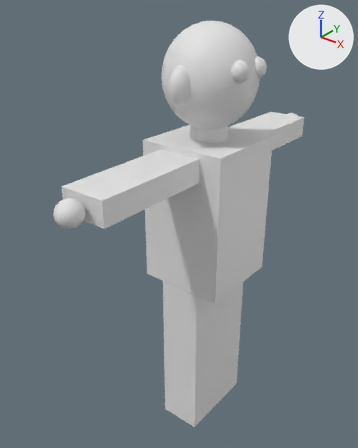
Renders of the Blender file Assets/Prefabs/character.blend from each side of a commit.
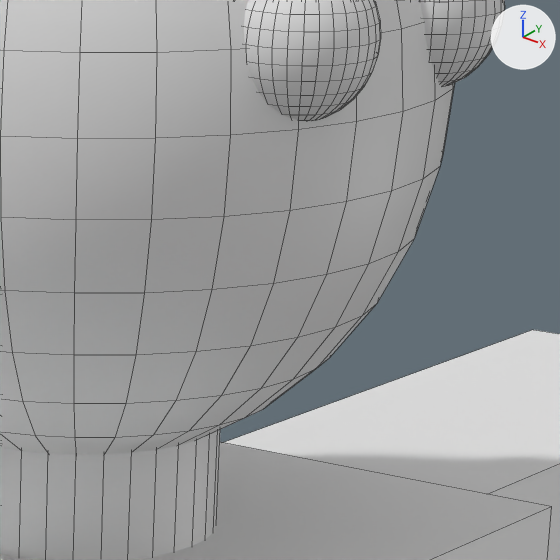
There are two pictures of each version: one whole from a camera (50 mm lens) standing at (16.71, -23.43, 35.47) and looking at (-1.31, -0.9, 21.5), one close up on the part from 55% to 77% of the width and 15% to 32% of the height. Lighting does not change. The marker at upper right points along +X, +Y and +Z. The close-ups show mesh edges as thin lines.

In view in the first close-up: 'Eye1', 'Eye2', 'Head', 'LeftArm', 'Neck', 'Torso'.
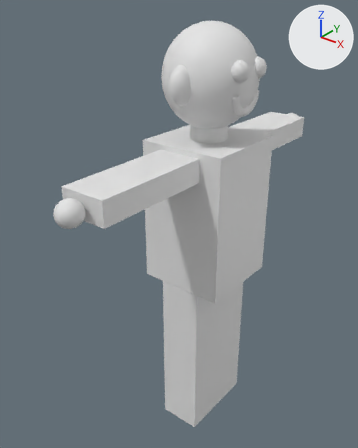
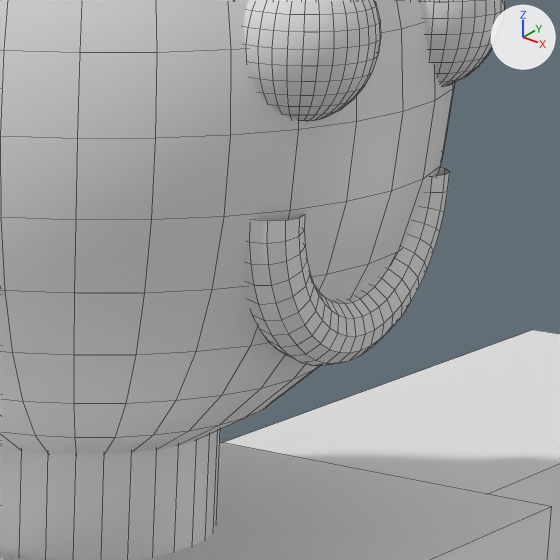
The newer file is also turned or shifted as a whole; pictures and numbers use the older file's frame.

The change, as a diff of the scene's bpy script:
```diff
--- a/Assets/Prefabs/character.blend.py
+++ b/Assets/Prefabs/character.blend.py
@@ me_torus @@
+me_torus.from_pydata(...)  # 300 vertices, 288 faces; spans x -1.25..1.25, y 0.0..1.25, z -0.25..0.25
@@ ob_mouth @@
+ob_mouth = bpy.data.objects.new('Mouth', me_torus)
+ob_mouth.location = (2.63, -0.18, 30.2)
+ob_mouth.rotation_euler = (-1.571, 0.0, -1.571)  # degrees (-90, 0, -90)
```

Changed parts and their boxes [x1, y1, x2, y2] in the close-ups (560 x 560 px):
'Mouth', added: after [246, 167, 449, 365]
